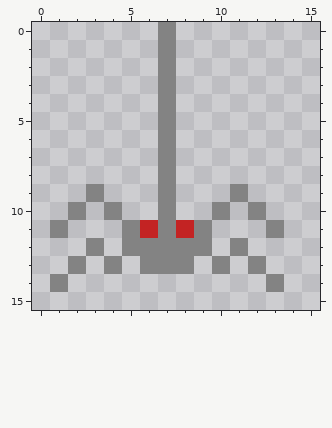
Pixel-art sprite, stored at gfx/spider.png. The picture above was drawn from the file before the commit.
The file is 16x16 pixels. Colours within 5 levels of each other are drawn and written as one.
The same view after the edit:
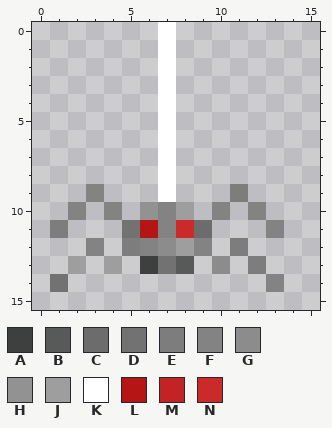
Palette (. is transparent): A #3e3f3f  B #585959  C #6c6c6c  D #727272  E #7d7d7d  F #838383  G #8c8c8c  H #929292  J #9e9e9e  K #ffffff  L #b51515  M #c32323  N #ca2a2a
Difference:
y 0..8: x 7 F -> K
y 9: x 7 F -> K; x 11 F -> E
y 10: x 6 . -> H; x 8 . -> J
y 11: x 1 F -> E; x 5..6 FM -> DL; x 8..9 MF -> NC
y 12: x 5 F -> E; x 7..8 FF -> GJ; x 11 F -> E
y 13: x 2 F -> J; x 4 F -> J; x 6..8 FFF -> ADB; x 10 F -> G; x 12 F -> E
y 14: x 1 F -> D
Boxes around the changes in both pictures, in picture pixels (x1, y1, x2, y2):
changed: (50, 22, 266, 292)
